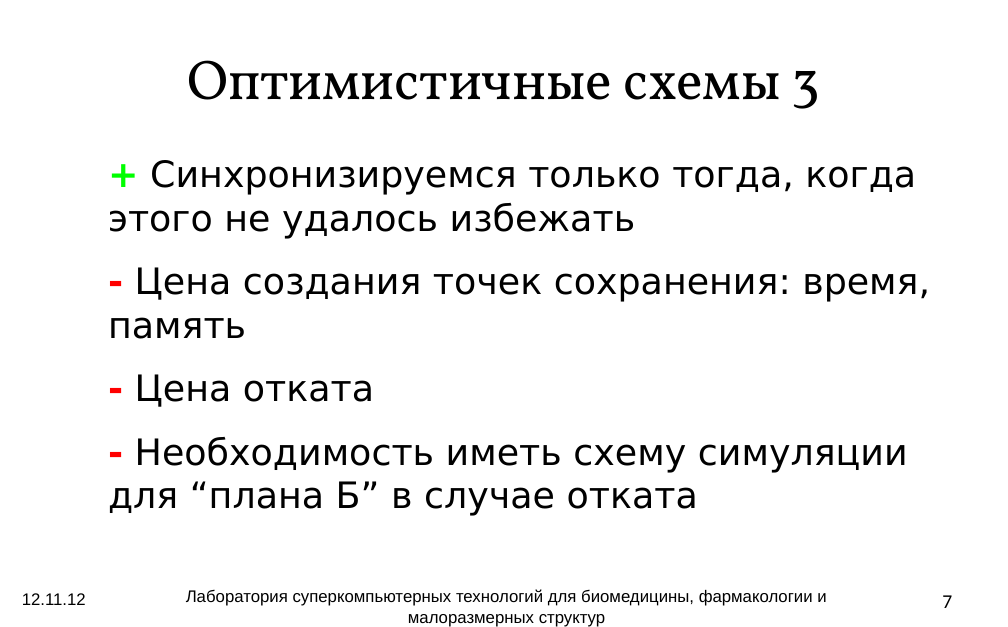
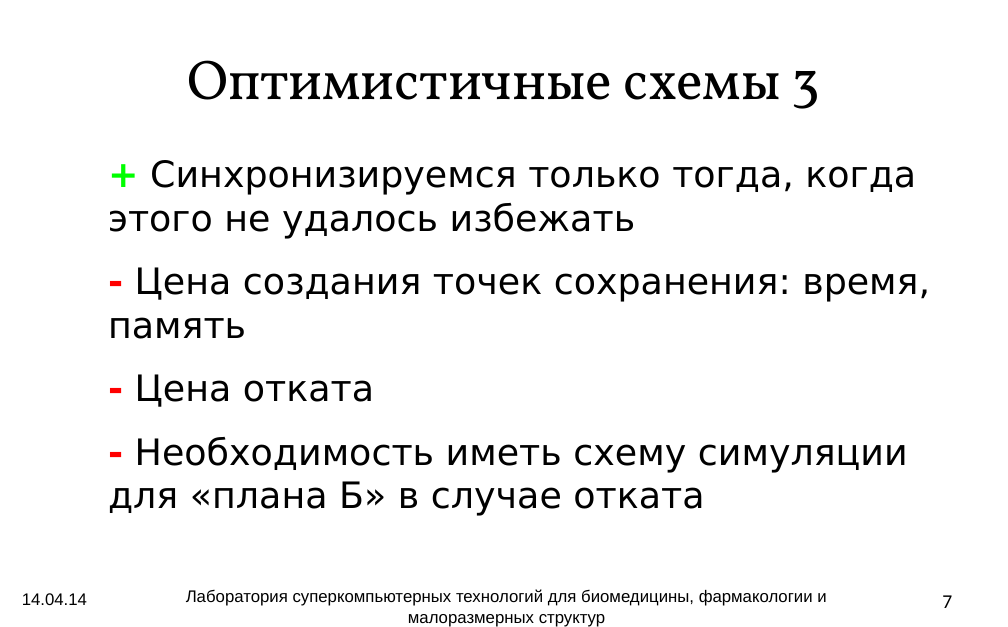
Before and after one commit to atakua/simlectures-archive, a slide deck: slide 7 of lecture07-pdes2/lecture07-pdes2.odp. Drawn at 1008x627 pixels with LibreOffice and Linux fonts; fonts in the diff are those of the drawing; background and template pictures are left out. Boxes give left, top, right and bottom in pixels: in the first picture for what was removed or moved away, otherwise in the second. Text is boxed around its words. In the diff, an @@ line names an element or a change of style, - is before the commit and + after.

```diff
--- a/lecture07-pdes2/lecture07-pdes2.odp
+++ b/lecture07-pdes2/lecture07-pdes2.odp
@@ text at (x1=108, y1=437, x2=908, y2=516): text changed @@
-- Необходимость иметь схему симуляции для “плана Б” в случае отката
+- Необходимость иметь схему симуляции для «плана Б» в случае отката
@@ text at (x1=22, y1=593, x2=87, y2=605): text changed @@
-12.11.12
+14.04.14
```
Also in this commit, not shown: 25 other slides changed, 6 slides added, 1 slide removed, 1 other file.
